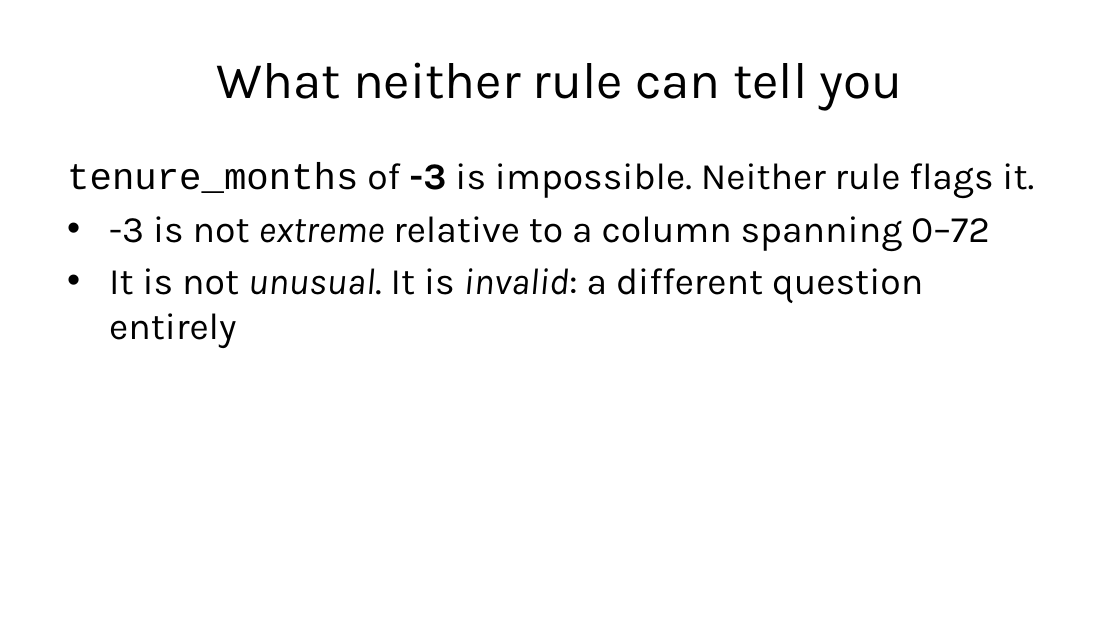
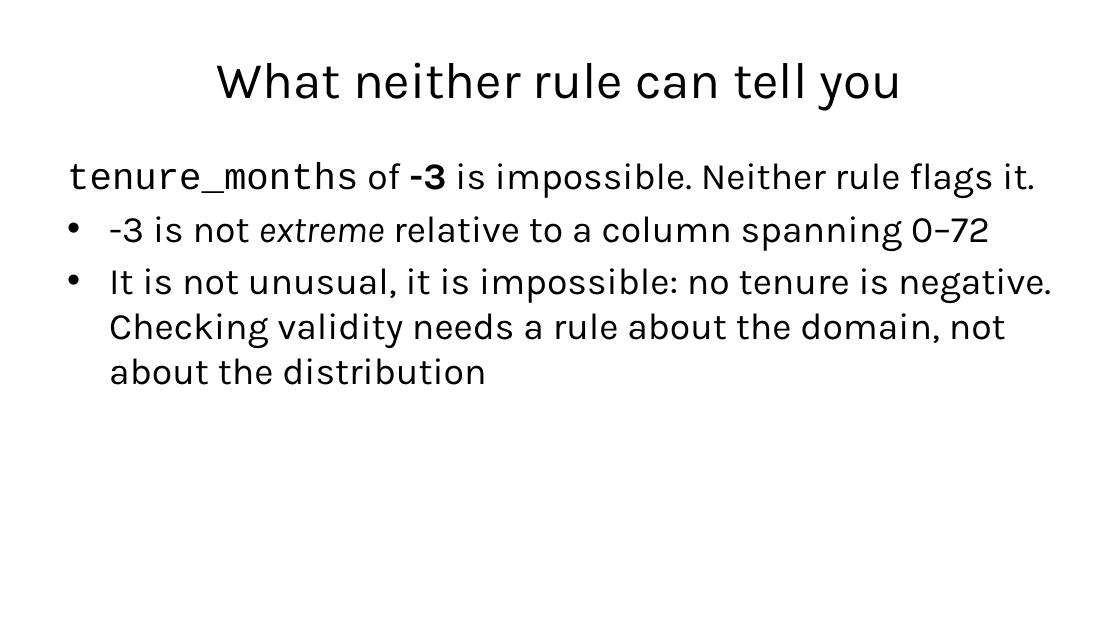
Before and after one commit to fabioantonini/technologies-for-artificial-intelligence, a slide deck: slide 20 of Lessons/02_data_exploration_and_preparation/Slides/data_exploration_and_preparation_slides.pptx. Drawn at 1120x630 pixels with LibreOffice and Linux fonts; fonts in the diff are those of the drawing; background and template pictures are left out. Boxes give left, top, right and bottom in pixels: in the first picture for what was removed or moved away, otherwise in the second. Text is boxed around its words. In the diff, an @@ line names an element or a change of style, - is before the commit and + after.

```diff
--- a/Lessons/02_data_exploration_and_preparation/Slides/data_exploration_and_preparation_slides.pptx
+++ b/Lessons/02_data_exploration_and_preparation/Slides/data_exploration_and_preparation_slides.pptx
@@ text at (x1=109, y1=268, x2=1051, y2=385): text changed @@
-• It is not unusual. It is invalid: a different question entirely
+• It is not unusual, it is impossible: no tenure is negative. Checking validity needs a rule about the domain, not about the distribution
```
Also in this commit, not shown: 25 other slides changed, 7 slides added, 7 slides removed, 2 other files.
